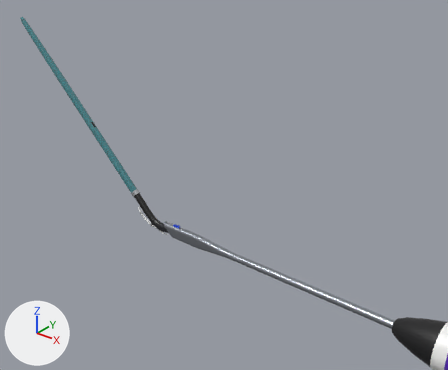
The glTF model closure/models/proglide.glb, before and after one commit.
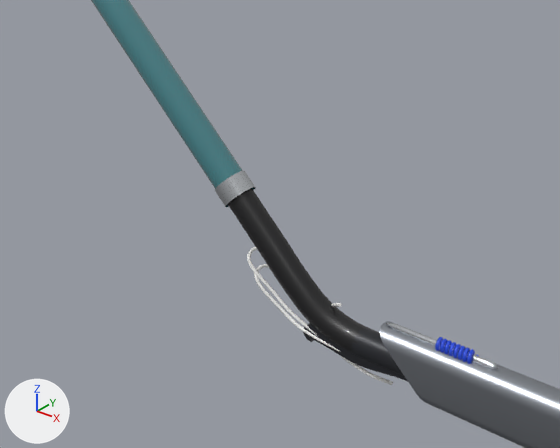
Each version appears first from a camera (50 mm lens) standing at (156.0, -155.3, 124.5) and looking at (13.7, 22.6, 14.2), and next in a close-up from a camera (50 mm lens) standing at (28.9, -47.9, 38.3) and looking at (-9.7, 0.3, 8.4). Every picture has the same lights, and +X, +Y and +Z are marked at lower left. The older version's two pictures come first. Where no turn or scale is listed for an object, it has been applied to the vertices.

Objects in the first close-up: 'DistalGuide', 'FootBody', 'KnotCoil', 'LinkOpen', 'Neck', 'NeedleHousing', 'Sheath', 'SheathBand' and 2 more.
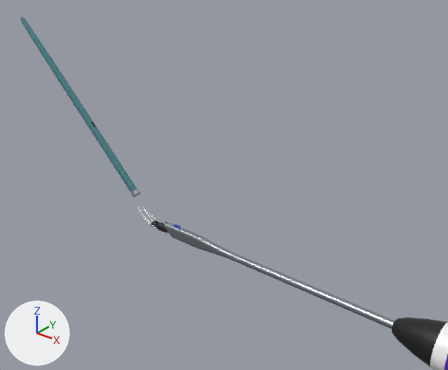
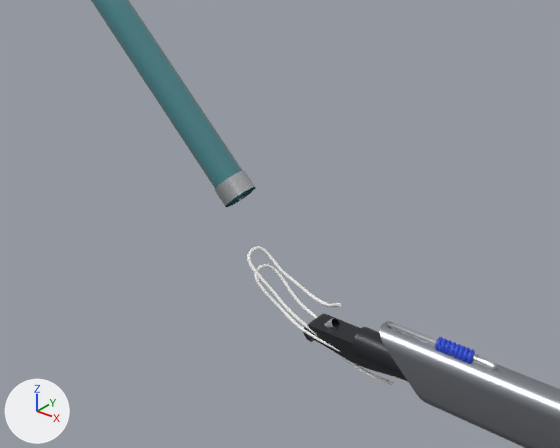
Location of each change, [x1, y1, x2, y2] in pixels of the close-ups (560 x 448 px):
'DistalGuide', deleted (black): before [228, 188, 375, 352]

The edits, one by one:
Object 'DistalGuide' (ob_distalguide) is deleted.
